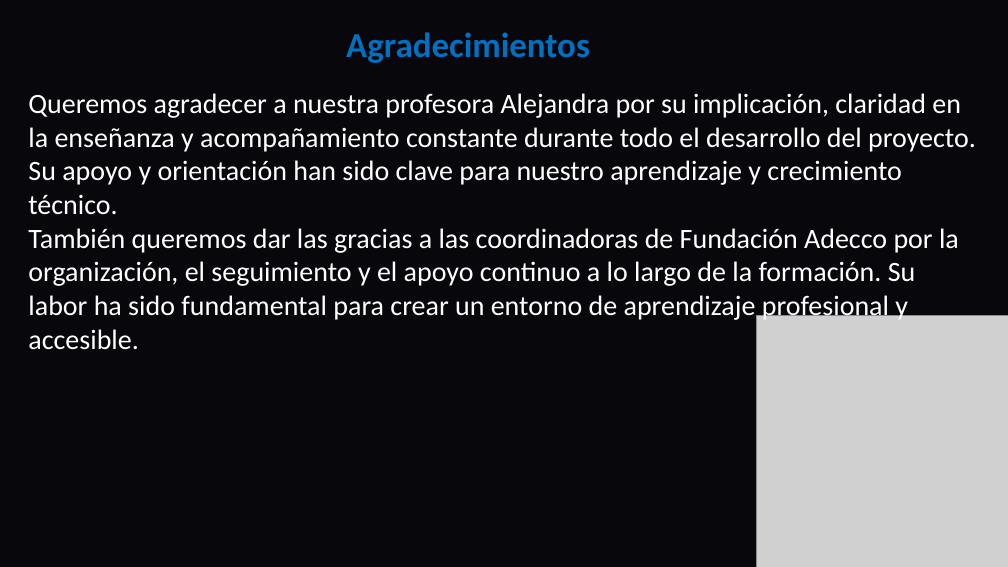
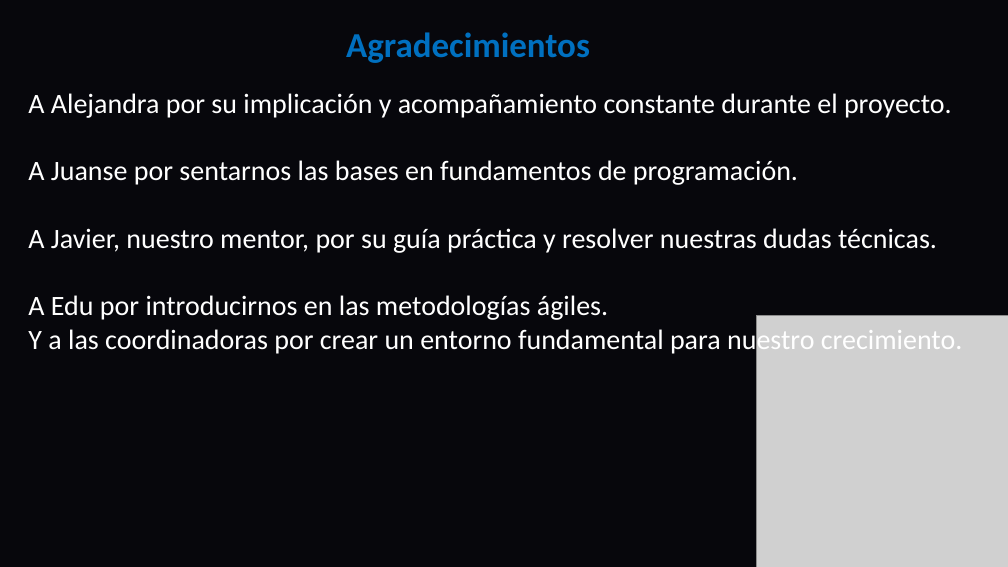
Before and after one commit to DavidCorredorMiguel/proyectogrupo2, a slide deck: slide 13 of Tech-and-Learn-Innovacion-y-Aprendizaje-en-E-commerce (1).pptx (slide 16 before the commit). Drawn at 1008x567 pixels with LibreOffice and Linux fonts; fonts in the diff are those of the drawing; grey boxes stand for pictures; background and template pictures are left out. Boxes give left, top, right and bottom in pixels: in the first picture for what was removed or moved away, otherwise in the second. Text is boxed around its words. In the diff, an @@ line names an element or a change of style, - is before the commit and + after.

Commit message:
Presentacion

```diff
--- a/Tech-and-Learn-Innovacion-y-Aprendizaje-en-E-commerce (1).pptx
+++ b/Tech-and-Learn-Innovacion-y-Aprendizaje-en-E-commerce (1).pptx
@@ text at bbox=[28, 93, 963, 355]: text changed @@
-Queremos agradecer a nuestra profesora Alejandra por su implicación, claridad en la enseñanza y acompañamiento constante durante todo el desarrollo del proyecto. Su apoyo y orientación han sido clave para nuestro aprendizaje y crecimiento técnico.
-También queremos dar las gracias a las coordinadoras de Fundación Adecco por la organización, el seguimiento y el apoyo continuo a lo largo de la formación. Su labor ha sido fundamental para crear un entorno de aprendizaje profesional y accesible.
+A Alejandra por su implicación y acompañamiento constante durante el proyecto.
+A Juanse por sentarnos las bases en fundamentos de programación.
+A Javier, nuestro mentor, por su guía práctica y resolver nuestras dudas técnicas.
+A Edu por introducirnos en las metodologías ágiles.
+Y a las coordinadoras por crear un entorno fundamental para nuestro crecimiento.
```
Also in this commit, not shown: 12 other slides changed, 3 slides removed, 2 other files.
